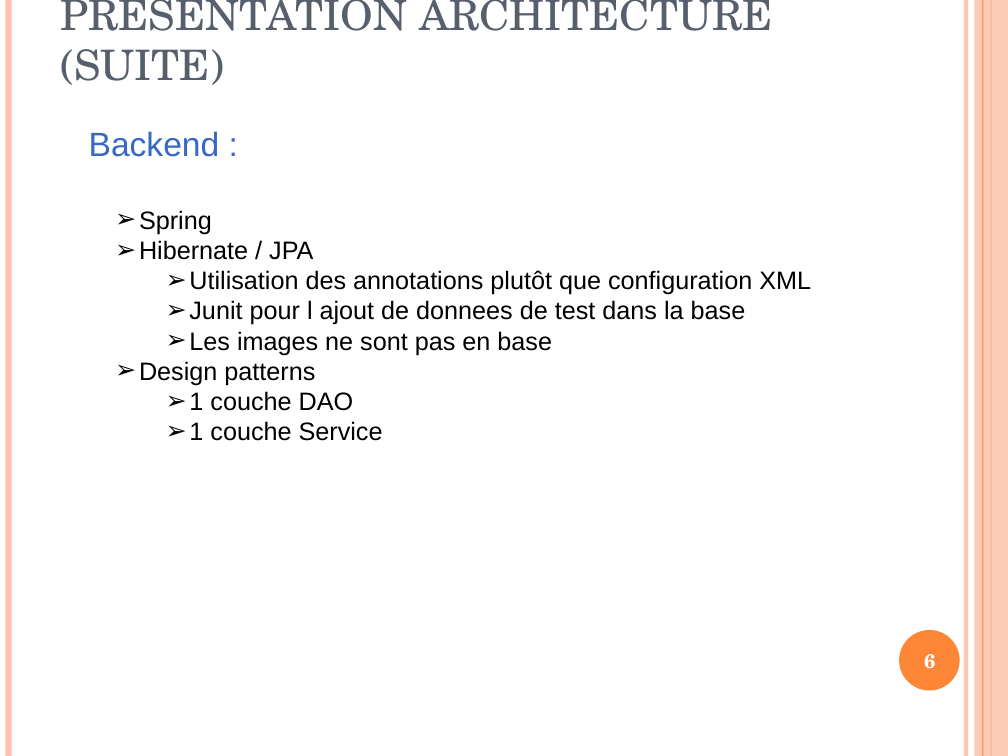
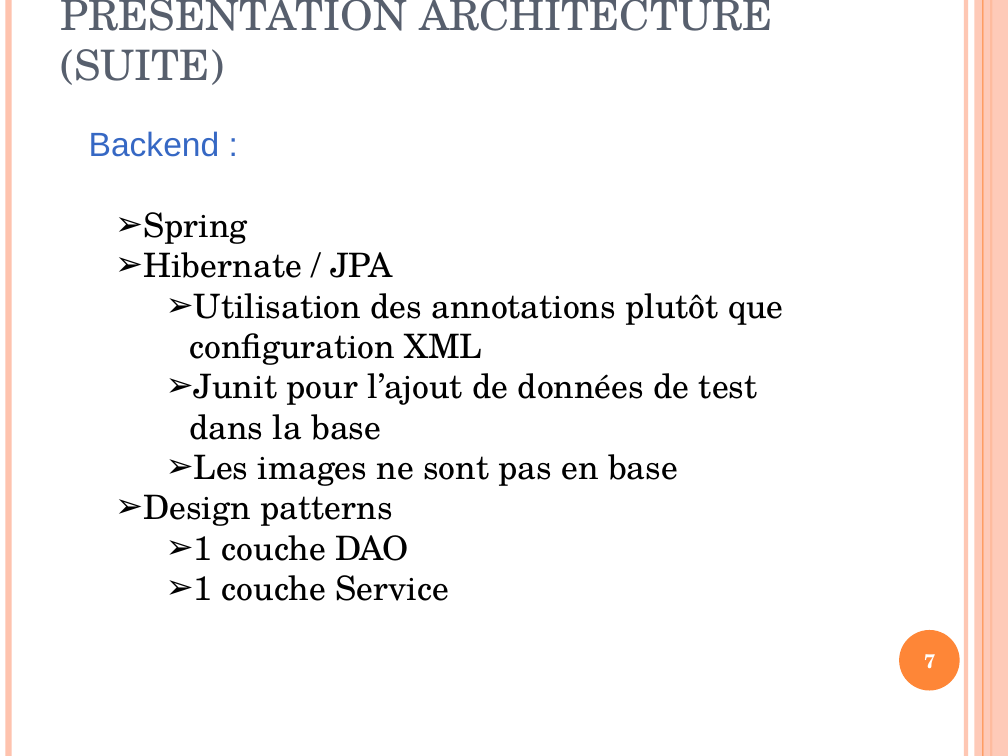
Before and after one commit to carlatgithub/jungleprod, a slide deck: slide 7 of SiteDeVenteEJungle_Carl.ppt (slide 6 before the commit). Drawn at 1008x756 pixels with LibreOffice and Linux fonts; fonts in the diff are those of the drawing. Boxes give left, top, right and bottom in pixels: in the first picture for what was removed or moved away, otherwise in the second. Text is boxed around its words. In the diff, an @@ line names an element or a change of style, - is before the commit and + after.

```diff
--- a/SiteDeVenteEJungle_Carl.ppt
+++ b/SiteDeVenteEJungle_Carl.ppt
@@ text at box(143, 212, 784, 601): size 18 to 24 pt, font Arial to TeX Gyre Schola in "Spring", "Hibernate / JPA", "Utilisation des annotations plutôt que configuration XML", "Les images ne sont pas en base" and 3 more places @@
@@ text at box(189, 373, 757, 440): text changed; size 18 to 24 pt; font Arial to TeX Gyre Schola @@
-    ➢ Junit pour l ajout de donnees de test dans la base
+    ➢ Junit pour l’ajout de données de test dans la base
@@ page number at box(924, 654, 935, 669): text changed @@
-6
+7
```
Also in this commit, not shown: 6 other slides changed, 2 slides added.
